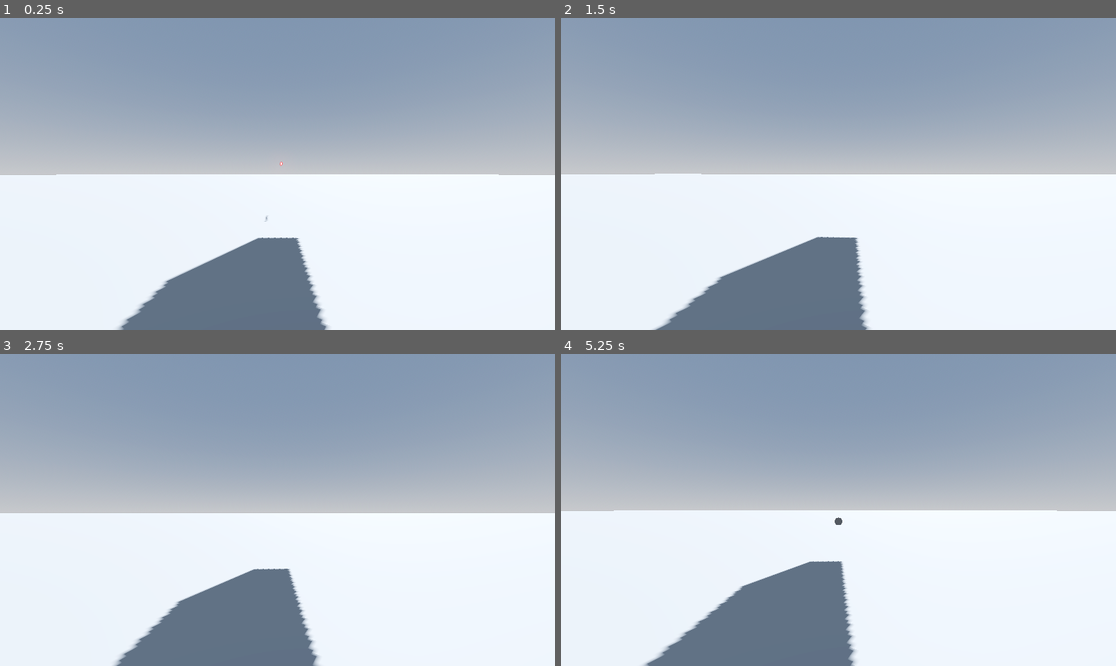
Above: before the commit, frames 1-4 (two rows, left to right).
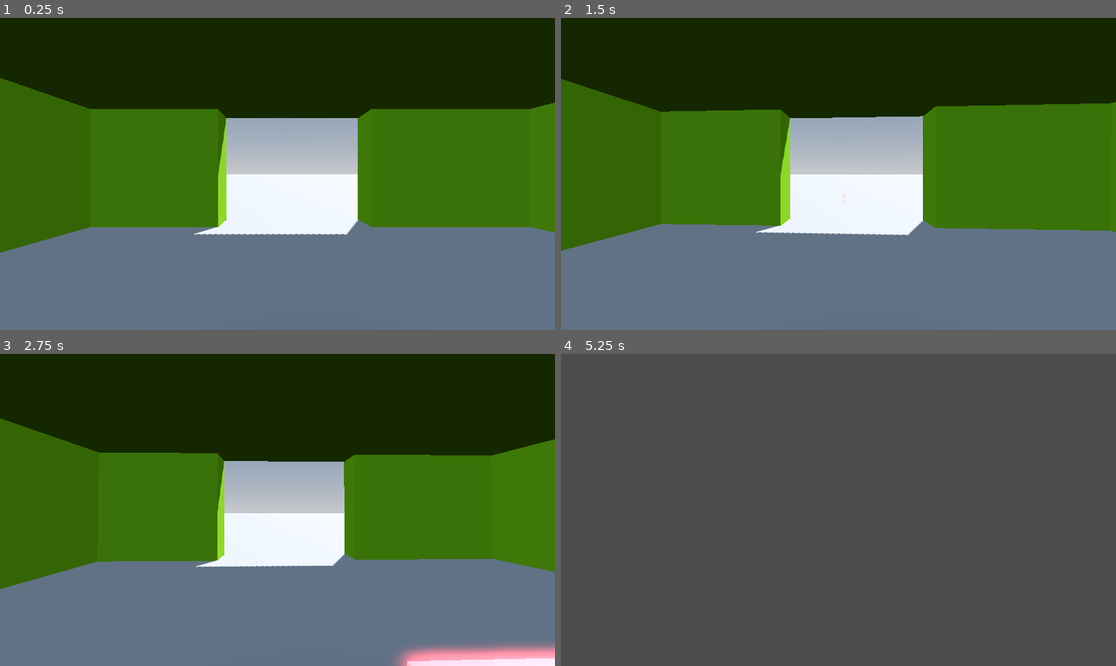
Above: after the commit, the same moments.

Repository: ArmanAmeri/3d-intro
Game: Godot game, scene res://Scenes/main.tscn
Same seed, same stepped clock (60 frames per second), same inputs: the game is played once before the commit and once after it.
Inputs (mouse positions are in pixels of both pictures, inside the frame that each line leads up to):
- Up to frame 1 (0.25 s): no input
- Up to frame 2 (1.5 s): tap Enter (ui_accept) at 0.5, 0.77 s; move the mouse to (866, 174) at 0.52 s; tap A (a) at 0.6 s; tap D (d) at 0.8, 1.35 s; move the mouse to (810, 174) at 1.27 s
- Up to frame 3 (2.75 s): tap Enter (ui_accept) at 1.52 s; tap S (s) at 1.55, 2.1 s; move the mouse to (288, 503) at 2.02 s; tap A (a) at 2.3 s
- Up to frame 4 (5.25 s): move the mouse to (832, 516) at 2.77 s; tap A (a) at 2.85, 4.55 s; tap Enter (ui_accept) at 3.02, 3.77, 4.52 s; tap D (d) at 3.05, 3.6 s; move the mouse to (877, 513) at 3.52 s; tap S (s) at 3.8, 4.35 s; move the mouse to (794, 506) at 4.27 s; move the mouse to (844, 510) at 5.02 s; click (844, 510) at 5.1 s

The runs differ from the first frame. In frame 1, 84% of the frame differs, in the area x 0-100%, y 0-100%; in frame 2, 84%; in frame 3, 85%; in frame 4, 100%.
Error after the commit: Invalid access to property or key 'position' on a base object of type 'previously freed'. (res://Scenes/rangad_anamey.gd:30)

Commit message:
made map

Diff:
--- a/Scenes/anemy.tscn
+++ b/Scenes/anemy.tscn
@@ -19,6 +19,8 @@
 radius = 1.649
 
 [node name="anemy" type="CharacterBody3D"]
+collision_layer = 8
+collision_mask = 15
 script = ExtResource("1_2sawb")
 
 [node name="CollisionShape3D" type="CollisionShape3D" parent="."]
--- a/Scenes/bullet.tscn
+++ b/Scenes/bullet.tscn
@@ -9,6 +9,7 @@
 
 [node name="Bullet" type="RayCast3D"]
 top_level = true
+collision_mask = 15
 script = ExtResource("1_8so0n")
 
 [node name="MeshInstance3D" type="MeshInstance3D" parent="."]
--- a/Scenes/laser.tscn
+++ b/Scenes/laser.tscn
@@ -24,6 +24,8 @@
 
 [node name="Laser" type="Area3D"]
 top_level = true
+collision_layer = 16
+collision_mask = 15
 script = ExtResource("1_7rqo5")
 
 [node name="Outside" type="MeshInstance3D" parent="."]
--- a/Scenes/main.tscn
+++ b/Scenes/main.tscn
@@ -1,8 +1,8 @@
 [gd_scene load_steps=9 format=3 uid="uid://dihy6wuibgplv"]
 
 [ext_resource type="PackedScene" uid="uid://buce3731mh8jo" path="res://Scenes/player.tscn" id="1_al1kw"]
+[ext_resource type="PackedScene" uid="uid://diiu8sy85tg4f" path="res://Scenes/anemy.tscn" id="3_45jyr"]
 [ext_resource type="PackedScene" uid="uid://bo4qc0s6sn8hr" path="res://Scenes/rangad_anamey.tscn" id="3_mgvyx"]
-[ext_resource type="PackedScene" uid="uid://crtl45h55ft3u" path="res://Scenes/laser.tscn" id="4_uoh5u"]
 
 [sub_resource type="ProceduralSkyMaterial" id="ProceduralSkyMaterial_psyh5"]
 sky_horizon_color = Color(0.64625, 0.65575, 0.67075, 1)
@@ -41,17 +41,108 @@
 [node name="Ground" type="CSGBox3D" parent="NavigationRegion3D"]
 transform = Transform3D(1, 0, 0, 0, 1, 0, 0, 0, 1, 0, -0.5, 0)
 use_collision = true
+collision_layer = 2
+collision_mask = 0
 size = Vector3(1000, 1, 1000)
 
-[node name="Laser" parent="." instance=ExtResource("4_uoh5u")]
-transform = Transform3D(1, 0, 0, 0, 1, 0, 0, 0, 1, 0.146118, 1.96656, -3.15127)
+[node name="RangadAnamey" parent="." instance=ExtResource("3_mgvyx")]
+transform = Transform3D(1, 0, 0, 0, 1, 0, 0, 0, 1, 0, 0.73027, 19.1031)
 
-[node name="RangadAnamey" parent="." instance=ExtResource("3_mgvyx")]
-transform = Transform3D(1, 0, 0, 0, 1, 0, 0, 0, 1, 0, 2.64375, 3.80163)
-
-[node name="Walls" type="Node3D" parent="."]
+[node name="Walls" type="CSGSphere3D" parent="."]
+transform = Transform3D(1, 0, 0, 0, 1, 0, 0, 0, 1, 0, -0.519858, 0)
+use_collision = true
+collision_layer = 2
+collision_mask = 0
 
 [node name="Wall1" type="CSGBox3D" parent="Walls"]
-transform = Transform3D(-4.37114e-08, 0, 1, 0, 1, 0, -1, 0, -4.37114e-08, 0, 2, 0)
-size = Vector3(10, 4, 1)
+transform = Transform3D(-4.37114e-08, 0, 1, 0, 1, 0, -1, 0, -4.37114e-08, 8, 2, 4.30322)
+size = Vector3(5.39355, 4, 1)
 material = SubResource("StandardMaterial3D_s8lxt")
+
+[node name="Wall9" type="CSGBox3D" parent="Walls"]
+transform = Transform3D(-4.37114e-08, 0, 1, 0, 1, 0, -1, 0, -4.37114e-08, 8, 6.97271, 4.30322)
+size = Vector3(5.39355, 4, 1)
+material = SubResource("StandardMaterial3D_s8lxt")
+
+[node name="Wall5" type="CSGBox3D" parent="Walls"]
+transform = Transform3D(-4.37114e-08, 0, 1, 0, 1, 0, -1, 0, -4.37114e-08, 7.93482, 2, -4.31449)
+size = Vector3(5.39355, 4, 1)
+material = SubResource("StandardMaterial3D_s8lxt")
+
+[node name="Wall12" type="CSGBox3D" parent="Walls"]
+transform = Transform3D(-4.37114e-08, 0, 1, 0, 1, 0, -1, 0, -4.37114e-08, 7.93482, 6.95536, -4.31449)
+size = Vector3(5.39355, 4, 1)
+material = SubResource("StandardMaterial3D_s8lxt")
+
+[node name="Wall2" type="CSGBox3D" parent="Walls"]
+transform = Transform3D(1, 0, 0, 0, 1, 0, 0, 0, 1, 5.11847, 2, -6.49606)
+size = Vector3(4.703, 4, 1)
+material = SubResource("StandardMaterial3D_s8lxt")
+
+[node name="Wall11" type="CSGBox3D" parent="Walls"]
+transform = Transform3D(1, 0, 0, 0, 1, 0, 0, 0, 1, 5.11847, 7.00726, -6.49606)
+size = Vector3(4.703, 4, 1)
+material = SubResource("StandardMaterial3D_s8lxt")
+
+[node name="Wall13" type="CSGBox3D" parent="Walls"]
+transform = Transform3D(-4.37114e-08, 0, -1, 0, 1, 0, 1, 0, -4.37114e-08, 2.27454, 7.00726, -3.81762)
+size = Vector3(6.36627, 4, 1)
+material = SubResource("StandardMaterial3D_s8lxt")
+
+[node name="Wall14" type="CSGBox3D" parent="Walls"]
+transform = Transform3D(-4.37114e-08, 0, -1, 0, 1, 0, 1, 0, -4.37114e-08, 2.27454, 7.00726, 5.3212)
+size = Vector3(5.18109, 4, 1)
+material = SubResource("StandardMaterial3D_s8lxt")
+
+[node name="Wall6" type="CSGBox3D" parent="Walls"]
+transform = Transform3D(1, 0, 0, 0, 1, 0, 0, 0, 1, -4.10313, 2, -6.49606)
+size = Vector3(4.703, 4, 1)
+material = SubResource("StandardMaterial3D_s8lxt")
+
+[node name="Wall3" type="CSGBox3D" parent="Walls"]
+transform = Transform3D(-4.37114e-08, 0, -1, 0, 1, 0, 1, 0, -4.37114e-08, -6.02053, 2, -3.50683)
+size = Vector3(4.97229, 4, 1)
+material = SubResource("StandardMaterial3D_s8lxt")
+
+[node name="Wall7" type="CSGBox3D" parent="Walls"]
+transform = Transform3D(-4.37114e-08, 0, -1, 0, 1, 0, 1, 0, -4.37114e-08, -6.02053, 2, 5.23963)
+size = Vector3(5.41162, 4, 1)
+material = SubResource("StandardMaterial3D_s8lxt")
+
+[node name="Wall15" type="CSGBox3D" parent="Walls"]
+transform = Transform3D(-4.37114e-08, 0, -1, 0, 1, 0, 1, 0, -4.37114e-08, -10.5663, -0.982019, 6.16107)
+size = Vector3(3.56873, 4, 1)
+material = SubResource("StandardMaterial3D_s8lxt")
+
+[node name="Wall16" type="CSGBox3D" parent="Walls"]
+transform = Transform3D(-4.37114e-08, 0, -1, 0, 1, 0, 1, 0, -4.37114e-08, -9.1749, 0.999642, 6.16107)
+size = Vector3(3.56873, 1.67859, 1.79297)
+material = SubResource("StandardMaterial3D_s8lxt")
+
+[node name="Wall17" type="CSGBox3D" parent="Walls"]
+transform = Transform3D(-4.37114e-08, 0, -1, 0, 1, 0, 1, 0, -4.37114e-08, -7.30163, 2.06437, 6.16107)
+size = Vector3(3.56873, 3.80804, 1.93408)
+material = SubResource("StandardMaterial3D_s8lxt")
+
+[node name="Wall4" type="CSGBox3D" parent="Walls"]
+transform = Transform3D(1, 0, 0, 0, 1, 0, 0, 0, 1, -3.12618, 2, 7.51096)
+size = Vector3(4.75586, 4, 1)
+material = SubResource("StandardMaterial3D_s8lxt")
+
+[node name="Wall8" type="CSGBox3D" parent="Walls"]
+transform = Transform3D(1, 0, 0, 0, 1, 0, 0, 0, 1, 6.07457, 2, 7.51096)
+size = Vector3(4.75586, 4, 1)
+material = SubResource("StandardMaterial3D_s8lxt")
+
+[node name="Wall10" type="CSGBox3D" parent="Walls"]
+transform = Transform3D(1, 0, 0, 0, 1, 0, 0, 0, 1, 6.8192, 6.94121, 7.51096)
+size = Vector3(3.2666, 4, 1)
+material = SubResource("StandardMaterial3D_s8lxt")
+
+[node name="celing" type="CSGBox3D" parent="Walls"]
+transform = Transform3D(1, 0, 0, 0, -4.37114e-08, 1, 0, -1, -4.37114e-08, 0.95085, 4.5, 0.481711)
+size = Vector3(14.9194, 14.9472, 1)
+material = SubResource("StandardMaterial3D_s8lxt")
+
+[node name="anemy" parent="." instance=ExtResource("3_45jyr")]
+transform = Transform3D(1, 0, 0, 0, 1, 0, 0, 0, 1, 6.14508, 1.30071, 0)
--- a/Scenes/player.tscn
+++ b/Scenes/player.tscn
@@ -23,6 +23,7 @@
 
 [node name="Player" type="CharacterBody3D" groups=["player"]]
 transform = Transform3D(1, 0, 0, 0, 1, 0, 0, 0, 1, 0, 1.24638, 0)
+collision_mask = 30
 script = ExtResource("1_jihlc")
 
 [node name="CollisionShape3D" type="CollisionShape3D" parent="."]
--- a/Scenes/rangad_anamey.tscn
+++ b/Scenes/rangad_anamey.tscn
@@ -18,6 +18,8 @@
 material = SubResource("StandardMaterial3D_v6e8k")
 
 [node name="RangadAnamey" type="CharacterBody3D"]
+collision_layer = 8
+collision_mask = 15
 script = ExtResource("1_mla7o")
 
 [node name="CollisionShape3D" type="CollisionShape3D" parent="."]
--- a/project.godot
+++ b/project.godot
@@ -61,6 +61,19 @@
 ]
 }
 
+[layer_names]
+
+3d_render/layer_1="Ground"
+3d_render/layer_2="Walls"
+3d_render/layer_3="Player"
+3d_render/layer_4="Anemys"
+3d_render/layer_5="Projectiles"
+3d_physics/layer_1="Player"
+3d_physics/layer_2="Ground"
+3d_physics/layer_3="Walls"
+3d_physics/layer_4="Anemys"
+3d_physics/layer_5="Bullets"
+
 [rendering]
 
 renderer/rendering_method="mobile"
